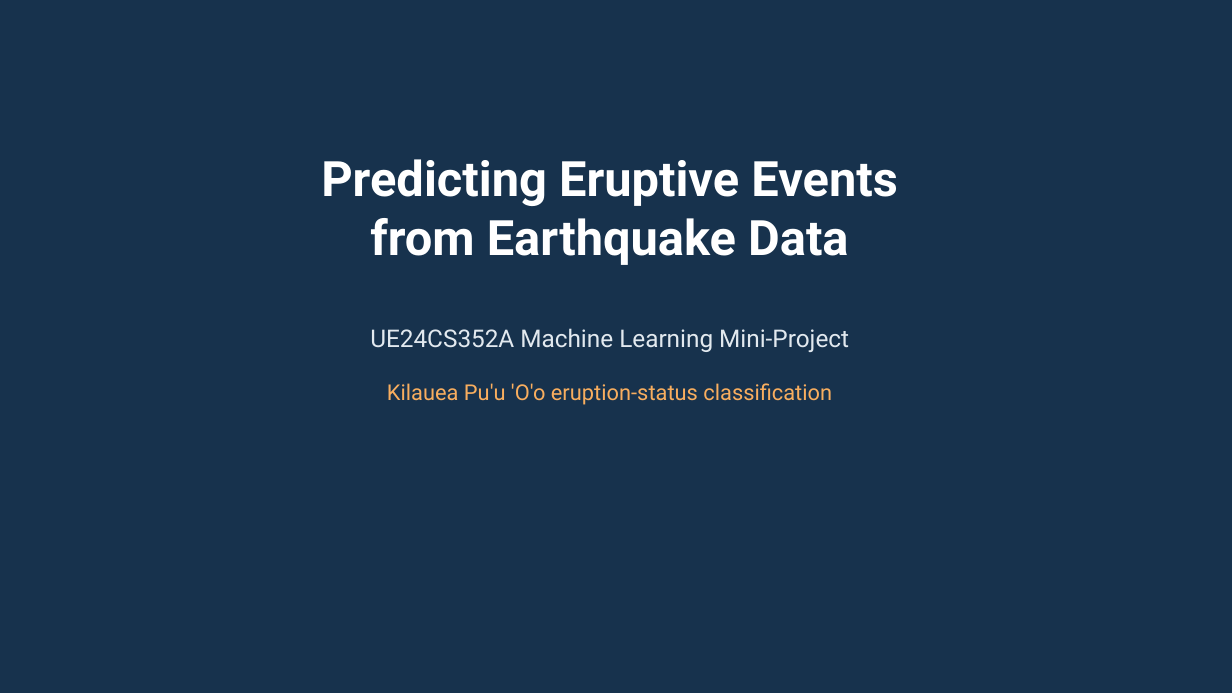
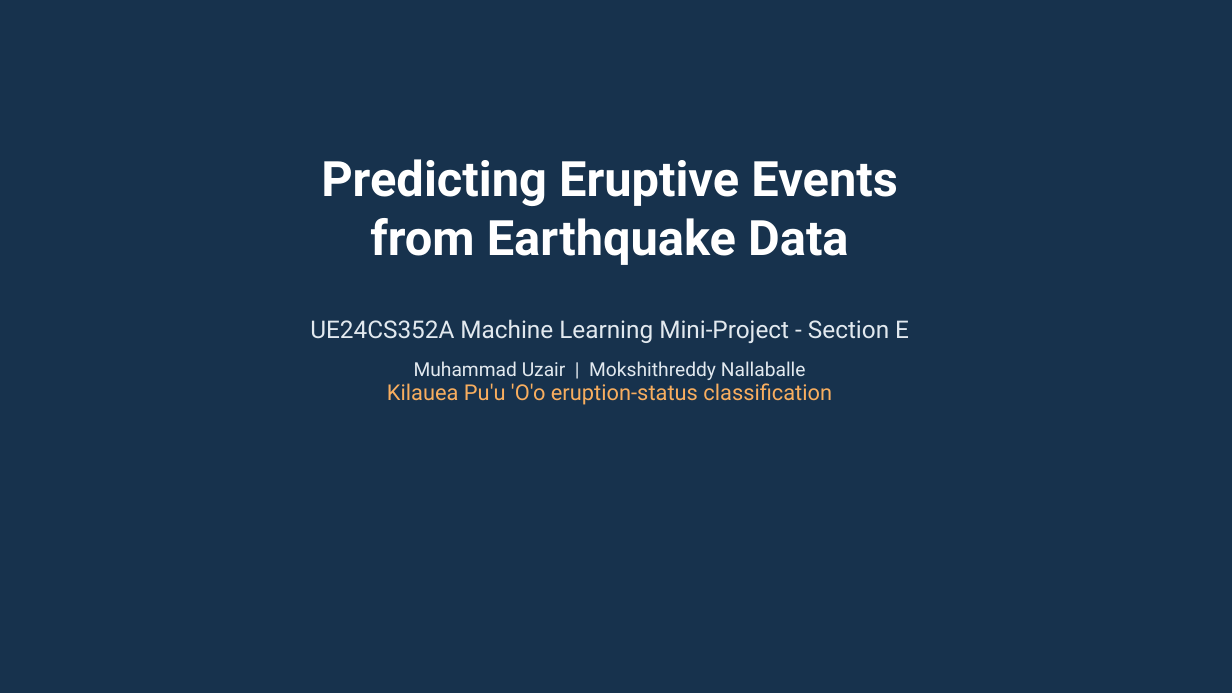
Before and after one commit to mokshithr530/volcano-eruption-ml, a slide deck: slide 1 of slides/volcano_eruption_prediction_review.pptx. Drawn at 1232x693 pixels with LibreOffice and Linux fonts; fonts in the diff are those of the drawing. Boxes give left, top, right and bottom in pixels: in the first picture for what was removed or moved away, otherwise in the second. Text is boxed around its words. In the diff, an @@ line names an element or a change of style, - is before the commit and + after.

Commit message:
Add team members and section details

```diff
--- a/slides/volcano_eruption_prediction_review.pptx
+++ b/slides/volcano_eruption_prediction_review.pptx
@@ text at box(310, 319, 909, 343): text changed @@
-UE24CS352A Machine Learning Mini-Project
+UE24CS352A Machine Learning Mini-Project - Section E
@@ text added at box(414, 361, 806, 380), 15 pt, text #E2E9EF @@
+Muhammad Uzair | Mokshithreddy Nallaballe
```
Also in this commit, not shown: 4 other files.
